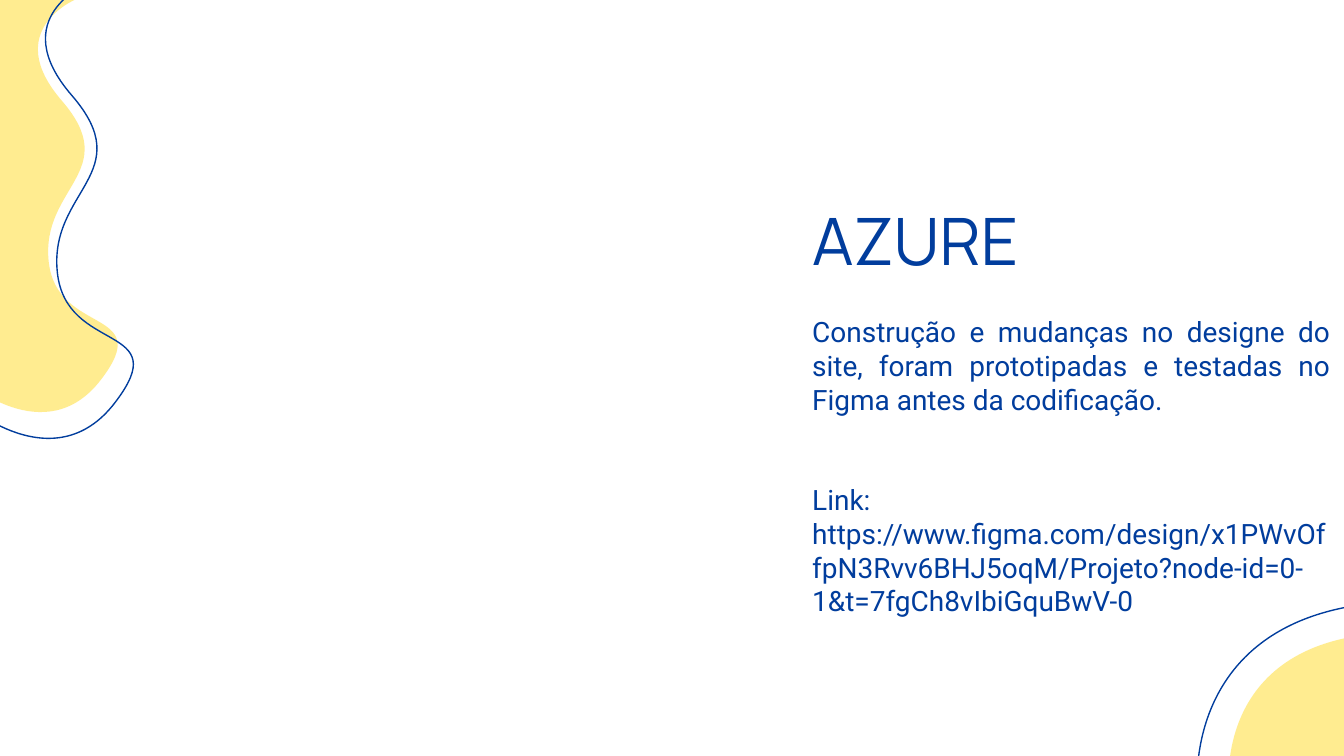
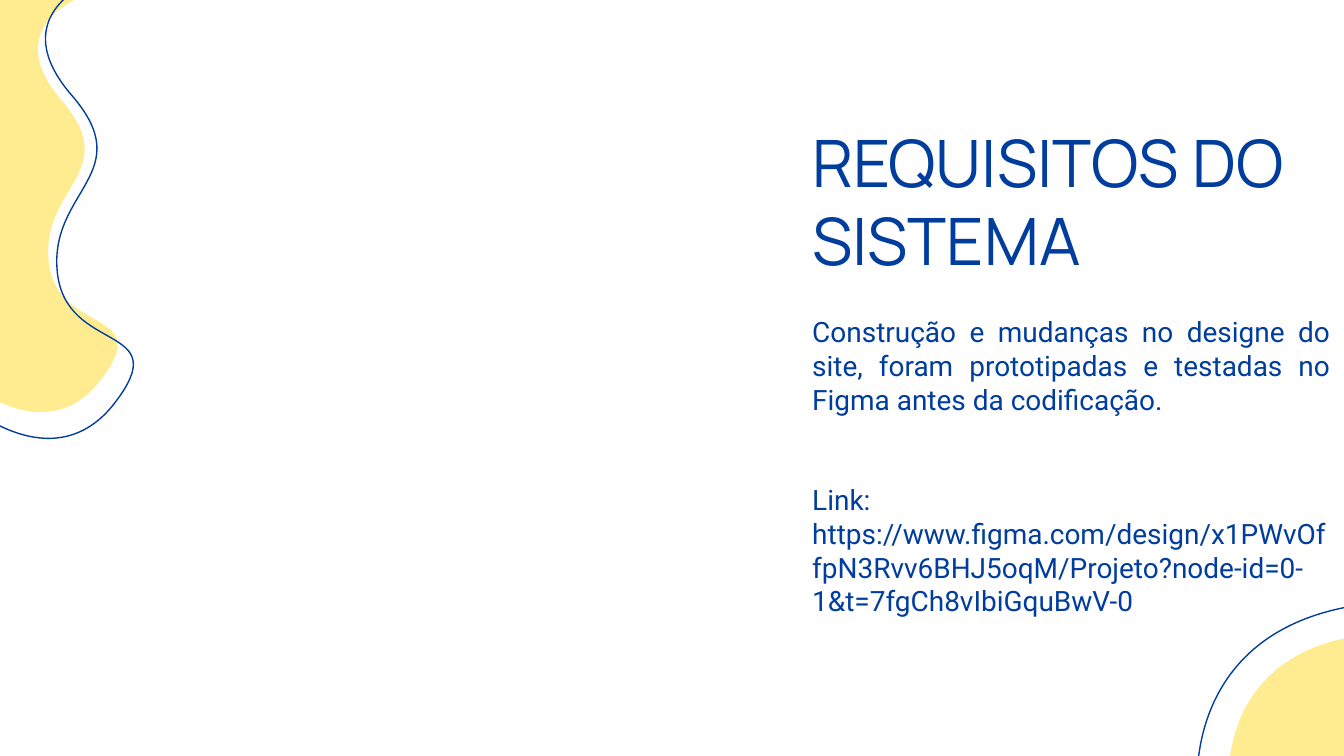
Before and after one commit to 2024-1-NADS2/Projeto1, a slide deck: slide 7 of documentos/apresentação.pptx. Drawn at 1344x756 pixels with LibreOffice and Linux fonts; fonts in the diff are those of the drawing. Boxes give left, top, right and bottom in pixels: in the first picture for what was removed or moved away, otherwise in the second. Text is boxed around its words. In the diff, an @@ line names an element or a change of style, - is before the commit and + after.

```diff
--- a/documentos/apresentação.pptx
+++ b/documentos/apresentação.pptx
@@ title at (812, 139, 1283, 266): text changed @@
-AZURE
+REQUISITOS DO SISTEMA
```
